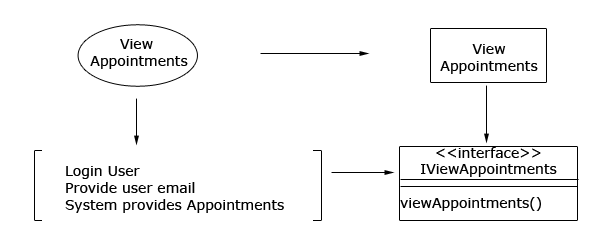
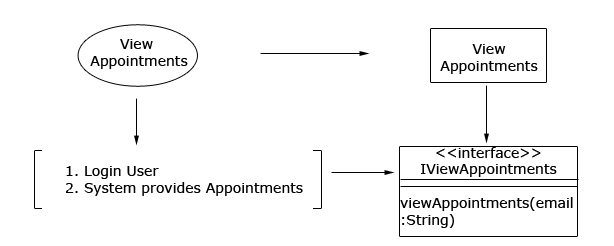
Layers edited between the first and the second (614, 246) image:
renamed "<<interface>> IViewAppointments viewAppointments()" to "<<interface>> IViewAppointments viewAppointments(email:String)", painted on it over [400, 197, 573, 228]
painted on "Form 7" over [400, 220, 577, 228]
renamed "Login User Provide user email System provides Appointments" to "1. Login User 2. System provides Appointments", painted on it over [65, 166, 303, 213]
painted on "Form 4" over [35, 208, 321, 213]
